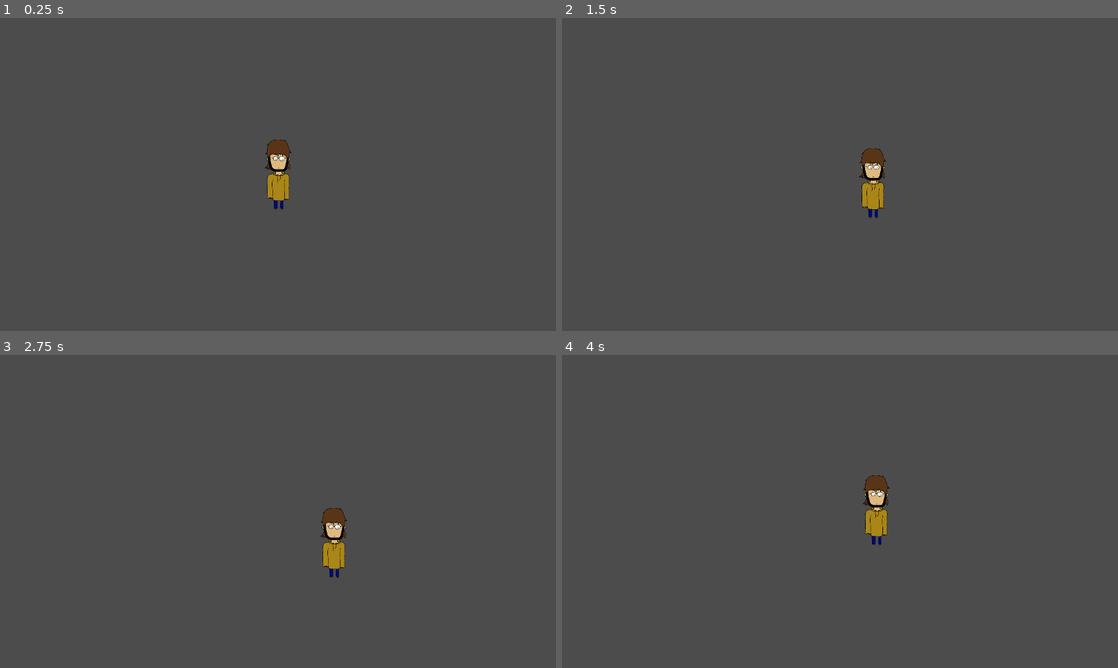
Above: before the commit, frames 1-4 (two rows, left to right).
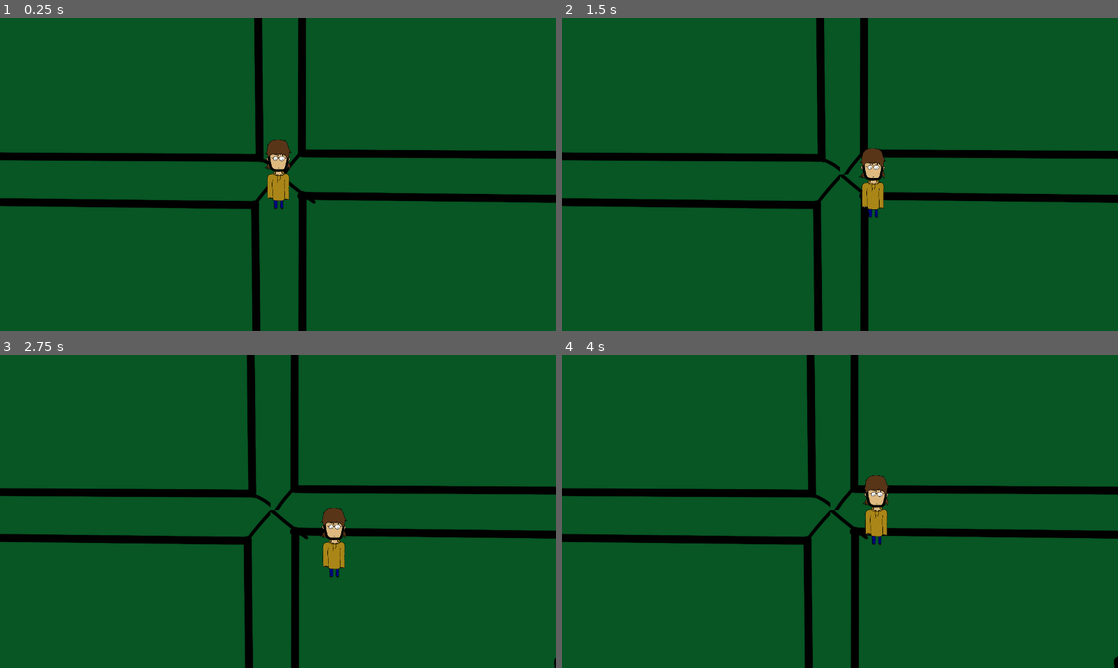
Above: after the commit, the same moments.

Repository: CeylenGames/5thAlakajam
Game: Godot game, scene res://World.tscn
Two runs of this game, one before a commit and one after it. Both use one fixed random seed, a clock stepped at 60 frames per second and the inputs below.
Inputs:
- Up to frame 1 (0.25 s): no input
- Up to frame 2 (1.5 s): tap Enter at 0.5 s; hold Right (ui_right) 0.53-1.28 s; tap Keypad 0 (combo_0) at 0.6 s; tap Space (ui_select) at 0.77 s; hold Down (ui_down) from 1.28 s (still down); tap Keypad 1 (combo_1) at 1.35 s
- Up to frame 3 (2.75 s): tap Space (ui_select) at 1.52 s; release Down (ui_down) at 2.03 s; hold Right (ui_right) from 2.03 s (still down); tap Keypad 0 (combo_0) at 2.1 s
- Up to frame 4 (4 s): release Right (ui_right) at 2.78 s; hold Up (ui_up) 2.78-3.53 s; tap Keypad 1 (combo_1) at 2.85 s; tap Space (ui_select) at 3.02, 3.77 s; hold Left (ui_left) from 3.53 s (still down); tap Keypad 0 (combo_0) at 3.6 s

The runs differ from the first frame. In frame 1, 99% of the frame differs, in the area x 0-100%, y 0-100%; in frame 2, 99%; in frame 3, 99%; in frame 4, 99%.
Error in both runs: Invalid call. Nonexistent function 'instance' in base 'Nil'. (res://Scripts/Player.gd:37)

Commit message:
Update World.tscn

Diff:
--- a/World.tscn
+++ b/World.tscn
@@ -1,8 +1,9 @@
-[gd_scene load_steps=2 format=2]
+[gd_scene load_steps=3 format=2]
 
 [ext_resource path="res://Prefabs/Player.tscn" type="PackedScene" id=1]
+[ext_resource path="res://images/maptete.png" type="Texture" id=2]
 
-[node name="World" type="Node"]
+[node name="World" type="Node" index="0"]
 
 [node name="Player" parent="." index="0" instance=ExtResource( 1 )]
 
@@ -59,6 +60,7 @@
 
 [node name="Sprite" type="Sprite" parent="ParallaxBackground/ParallaxLayer" index="0"]
 
+texture = ExtResource( 2 )
 centered = false
 _sections_unfolded = [ "Offset" ]
 __meta__ = {
@@ -68,6 +70,7 @@
 [node name="Sprite2" type="Sprite" parent="ParallaxBackground/ParallaxLayer" index="1"]
 
 position = Vector2( 1920, 1080 )
+texture = ExtResource( 2 )
 centered = false
 _sections_unfolded = [ "Offset" ]
 __meta__ = {
@@ -77,6 +80,7 @@
 [node name="Sprite3" type="Sprite" parent="ParallaxBackground/ParallaxLayer" index="2"]
 
 position = Vector2( -1920, 1080 )
+texture = ExtResource( 2 )
 centered = false
 _sections_unfolded = [ "Offset" ]
 __meta__ = {
@@ -86,6 +90,7 @@
 [node name="Sprite4" type="Sprite" parent="ParallaxBackground/ParallaxLayer" index="3"]
 
 position = Vector2( 0, 1080 )
+texture = ExtResource( 2 )
 centered = false
 _sections_unfolded = [ "Offset" ]
 __meta__ = {
@@ -95,6 +100,7 @@
 [node name="Sprite5" type="Sprite" parent="ParallaxBackground/ParallaxLayer" index="4"]
 
 position = Vector2( -1920, -1080 )
+texture = ExtResource( 2 )
 centered = false
 _sections_unfolded = [ "Offset" ]
 __meta__ = {
@@ -104,6 +110,7 @@
 [node name="Sprite6" type="Sprite" parent="ParallaxBackground/ParallaxLayer" index="5"]
 
 position = Vector2( -1920, 0 )
+texture = ExtResource( 2 )
 centered = false
 _sections_unfolded = [ "Offset" ]
 __meta__ = {
@@ -113,6 +120,7 @@
 [node name="Sprite7" type="Sprite" parent="ParallaxBackground/ParallaxLayer" index="6"]
 
 position = Vector2( 1920, -1080 )
+texture = ExtResource( 2 )
 centered = false
 _sections_unfolded = [ "Offset" ]
 __meta__ = {
@@ -122,6 +130,7 @@
 [node name="Sprite8" type="Sprite" parent="ParallaxBackground/ParallaxLayer" index="7"]
 
 position = Vector2( 1920, 0 )
+texture = ExtResource( 2 )
 centered = false
 _sections_unfolded = [ "Offset" ]
 __meta__ = {
@@ -131,6 +140,7 @@
 [node name="Sprite9" type="Sprite" parent="ParallaxBackground/ParallaxLayer" index="8"]
 
 position = Vector2( 0, -1080 )
+texture = ExtResource( 2 )
 centered = false
 _sections_unfolded = [ "Offset" ]
 __meta__ = {
